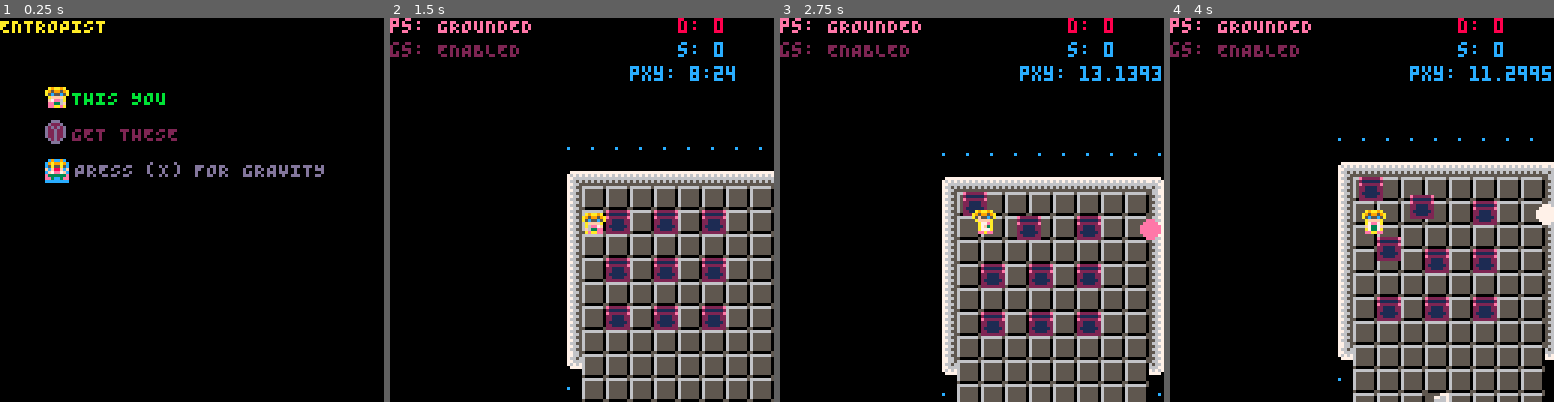
Above: before the commit, frames 1-4 (left to right).
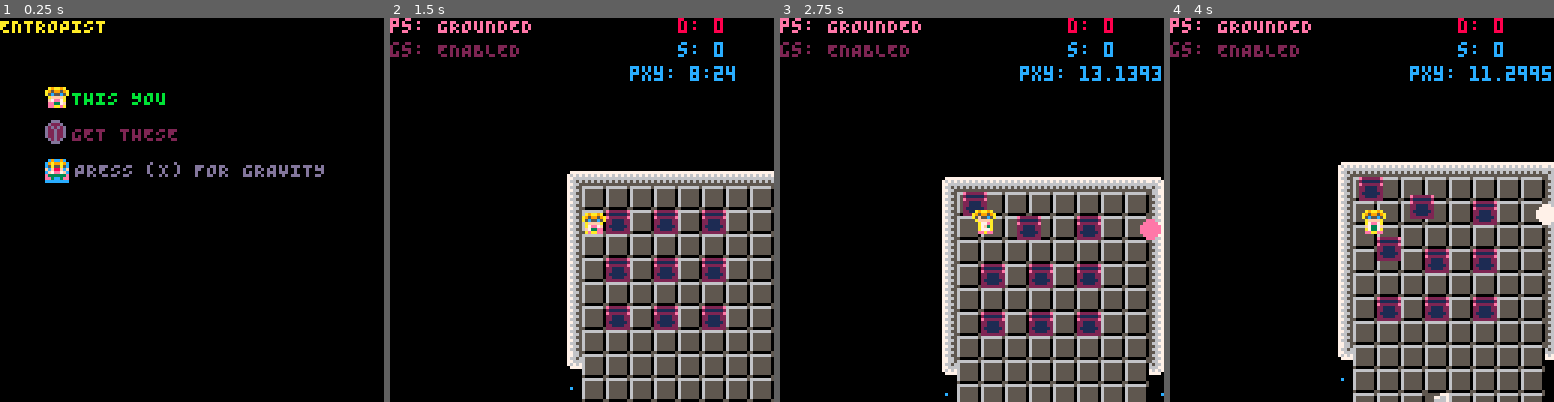
Above: after the commit, the same moments.

Repository: kitasuna/pico8-ttuor
Game: PICO-8 cartridge main.p8
Two runs of this game, one before a commit and one after it. Both use one fixed random seed, a clock stepped at 60 frames per second and the inputs below.
Inputs:
- Up to frame 1 (0.25 s): no input
- Up to frame 2 (1.5 s): tap X (X key) at 0.33, 1.07 s; tap O (Z key) at 0.7 s
- Up to frame 3 (2.75 s): hold Right 1.6-2.1 s; tap O (Z key) at 1.7, 2.1, 2.5 s; tap X (X key) at 1.85 s; hold Up 2.15-2.42 s; hold Right from 2.47 s (still down)
- Up to frame 4 (4 s): tap O (Z key) at 2.9, 3.3, 3.7 s; tap X (X key) at 2.97 s; release Right at 3.03 s; hold Left 3.08-3.58 s; hold Down 3.63-3.97 s

The runs differ from the first frame. In frame 1, less than 0.1% of the frame differs, in the area x 15-17%, y 21-23%; in frame 2, less than 0.1%; in frame 3, less than 0.1%, in the area x 42-100%, y 35-99%; in frame 4, less than 0.1%.

Commit message:
Add firing state Add firing sprites Remove errant beam Fix box yeet bug

Diff:
--- a/const.lua
+++ b/const.lua
@@ -51,6 +51,7 @@
 PLAYER_STATE_GROUNDED = "GROUNDED"
 PLAYER_STATE_FLOATING = "FLOATING"
 PLAYER_STATE_SLIDING = "SLIDING"
+PLAYER_STATE_FIRING = "FIRING"
 PLAYER_STATE_HOLDING = "HOLDING"
 PLAYER_STATE_DEAD_FALLING = "DEAD_FALLING"
 PLAYER_STATE_DEAD_ZAPPED = "DEAD_ZAPPED"
--- a/entity.lua
+++ b/entity.lua
@@ -284,6 +284,8 @@
         tmp.tgt_x = nil
         tmp.tgt_y = nil
         tmp.state = ENT_STATE_HELD
+        tmp.future_x = tmp.pos_x
+        tmp.future_y = tmp.pos_y
         qm.ae("ENTITY_REACHES_TARGET", {ent=tmp})
       end
     end
--- a/level.lua
+++ b/level.lua
@@ -99,7 +99,6 @@
         ent_at(ENT_ITEM, 13, 4),
         ent_at(ENT_BEAM, 12, 7),
         ent_at(ENT_BOX, 13, 1),
-        ent_at(ENT_BEAM, 1, 6),
         ent_at(ENT_BEAM, 1, 1),
         ent_at(ENT_BEAM, 1, 8),
         ent_at(ENT_BOX, 1, 9),
--- a/main.p8
+++ b/main.p8
@@ -476,20 +476,20 @@
 
 
 __gff__
-0001010101010101010101010101010101010101010101002242020004040404040404040000000000000010000000000000000000000000000000000000000002000000000000000000000000000000020202020200000000000000000000000002000000000000000000000000000002020202020200000000000000000000
+0001010101010101010101010101010101010101010101010101010004040404040404040000000101010110000000000000420000000000000000000000000002000000000000000000000000000000020202020200000000000000000000002202000000000000000000000000000002020202020200000000000000000000
 0000000000000000000000000000000000000000000000000000000000000000000000000000000000000000000000000000000000000000000000000000000000000000000000000000000000000000000000000000000000000000000000000000000000000000000000000000000000000000000000000000000000000000
 __map__
-555555555555005555555555551a1a1a1a1a0000000000000000000000000000000000000000000000000000000000000000000000000000000000454343434343461818181818434343460000000000000000000000000000000000000000000000000000000000000000000000000000000000000000000000000000000000
-1818181818181818181818555555555555554543434343434343434343460000454343434600000000000000000000454343430000000000000000307474747474421818181818747474420000000000000000000000000000000000000000000000000000000000000000000000000000000000000000000000000000000000
-4543434343434343434618555555555555004174747474747474747474420000417474744200000000000000000000417474741818434343000000417474747419421818181818747474420000000000000000000000000000000000000000000000000000000000000000000000000000000000000000000000000000000000
-4174747474747474744218555555555555554174747474747474747474420000417474744200004543434343460000417474741818747474181818417474744a44471818181818747474420000000000000000000000000000000000000000000000000000000000000000000000000000000000000000000000000000000000
-4174747474747474744218000000000055004174747474747474747474420000307474744943434c74747474420000417474741818747474181818417474744218181818181818747474420000000000000000000000000000000000000000000000000000000000000000000000000000000000000000000000000000000000
-4174747474747474744218000000000055004174747474747474747419420000417474747474747474747474420000417474741818747474181818181818180018181818181818747474420000000000000000000000000000000000000000000000000000000000000000000000000000000000000000000000000000000000
-4174747474747474744218000000000055554174747474747474747474420000417474747474747474747474420000484444441818747474181818181818181818181818181818747474420000000000000000000000000000000000000000000000000000000000000000000000000000000000000000000000000000000000
-4174747474747474744218000000000055554174747474747474747474420000417474747474747474747474420018181818181818181818181818417474744218181818181830747474420000000000000000000000000000000000000000000000000000000000000000000000000000000000000000000000000000000000
-4174747474747474744218000000000055554174747474747474747474420000417474744a44444b74747474420018187474741818181818181818307474744218417474747474747474420000000000000000000000000000000000000000000000000000000000000000000000000000000000000000000000000000000000
-4174747474747474744218000000000000004844444444444444444444470000417474744200004844444444470018187474741818747474420000417474744218417474747474747474420000000000000000000000000000000000000000000000000000000000000000000000000000000000000000000000000000000000
-48747474747474747447180000000000000000000000000000000000000000004174747449434343460000000000181874747418187474194200004174747418181874744a4444444444470000000000000000000000000000000000000000000000000000000000000000000000000000000000000000000000000000000000
-1874747474747474741818000000000000000000000000000000000000000000417474747474741942000000000018181818181818444444470000417474741818187474420000000000000000000000000000000000000000000000000000000000000000000000000000000000000000000000000000000000000000000000
-0074747419747474740000000000000000000000000000000000000000000000417474747474747442000000000000000000000000000000000000484444441818184444470000000000000000000000000000000000000000000000000000000000000000000000000000000000000000000000000000000000000000000000
-0000000018000000000000000000000000000000000000000000000000000000484444444444444447000000000000000000000000000000000000000000000000000000000000000000000000000000000000000000000000000000000000000000000000000000000000000000000000000000000000000000000000000000
+555555555555005555555555551a1a1a1a1a0000000000000000000000000000000000000000000000000000000000000000000000000000000000454343434343466060606060434343460000000000000000000000000000000000000000000000000000000000000000000000000000000000000000000000000000000000
+0000000000000000000000555555555555554543434343434343434343460000454343434600000000000000000000454343430000000000000000307474747474426060606060747474420000000000000000000000000000000000000000000000000000000000000000000000000000000000000000000000000000000000
+4543434343434343434600555555555555004174747474747474747474420000417474744200000000000000000000417474746060434343000000417474747432426060606060747474420000000000000000000000000000000000000000000000000000000000000000000000000000000000000000000000000000000000
+4174747474747474744200555555555555554174747474747474747474420000417474744200004543434343460000417474746060747474606060417474744a44476060606060747474420000000000000000000000000000000000000000000000000000000000000000000000000000000000000000000000000000000000
+4174747474747474744200000000000055004174747474747474747474420000307474744943434c74747474420000417474746060747474606060417474744260606060606060747474420000000000000000000000000000000000000000000000000000000000000000000000000000000000000000000000000000000000
+4174747474747474744200000000000055004174747474747474747432420000417474747474747474747474420000417474746060747474606060606060606060606060606060747474420000000000000000000000000000000000000000000000000000000000000000000000000000000000000000000000000000000000
+4174747474747474744200000000000055554174747474747474747474420000417474747474747474747474420000484444446060747474606060606060606060606060606060747474420000000000000000000000000000000000000000000000000000000000000000000000000000000000000000000000000000000000
+4174747474747474744200000000000055554174747474747474747474420000417474747474747474747474420060606060606060606060606060417474744260606060606030747474420000000000000000000000000000000000000000000000000000000000000000000000000000000000000000000000000000000000
+4174747474747474744200000000000055554174747474747474747474420000417474744a44444b74747474420060607474746060606060606060307474744260417474747474747474420000000000000000000000000000000000000000000000000000000000000000000000000000000000000000000000000000000000
+4174747474747474744200000000000000004844444444444444444444470000417474744200004844444444470060607474746060747474420000417474744260417474747474747474420000000000000000000000000000000000000000000000000000000000000000000000000000000000000000000000000000000000
+48747474747474747447000000000000000000000000000000000000000000004174747449434343460000000000606074747460607474324200004174747460606074744a4444444444470000000000000000000000000000000000000000000000000000000000000000000000000000000000000000000000000000000000
+6074747474747474746000000000000000000000000000000000000000000000417474747474743242000000000060606060606060444444470000417474746060607474420000000000000000000000000000000000000000000000000000000000000000000000000000000000000000000000000000000000000000000000
+6074747432747474746000000000000000000000000000000000000000000000417474747474747442000000000000000000000000000000000000484444446060604444470000000000000000000000000000000000000000000000000000000000000000000000000000000000000000000000000000000000000000000000
+6060606060606060606000000000000000000000000000000000000000000000484444444444444447000000000000000000000000000000000000000000000000000000000000000000000000000000000000000000000000000000000000000000000000000000000000000000000000000000000000000000000000000000
--- a/player.lua
+++ b/player.lua
@@ -150,6 +150,17 @@
       return
     end
 
+
+    -- if they're holding the beam, change state
+    if is_pressed_o(mask) then
+      player.state = PLAYER_STATE_FIRING
+      player.vel_x = 0
+      player.vel_y = 0
+      return
+    else
+      player.state = PLAYER_STATE_GROUNDED
+    end
+
     -- If they're grounded, there's a projectile, and the press is a float toggle, make them float!
     if is_pressed_x(mask) and (payload.projectile != nil) and (player.state == PLAYER_STATE_GROUNDED) then
         player.state = PLAYER_STATE_FLOATING
@@ -246,6 +257,8 @@
       -- spr(player.frame_base + player.frame_offset, player.pos_x, player.pos_y, 1.0, 1.0, player.flip_x, player.flip_y)
       local frames = player.frames_walking[player.facing + 1]
       spr(frames.anim[player.frame_offset + 1],player.pos_x, player.pos_y, 1.0, 1.0, frames.flip, false)
+    elseif player.state == PLAYER_STATE_FIRING then
+      spr(23 + player.facing, player.pos_x, player.pos_y)
     elseif player.state == PLAYER_STATE_FLOATING then
       spr(10, player.pos_x, player.pos_y, 1.0, 1.0, false, false)
     elseif player.state == PLAYER_STATE_SLIDING then
Not shown, changed: 33 lines of the sprite sheet (__gfx__) section of main.p8
